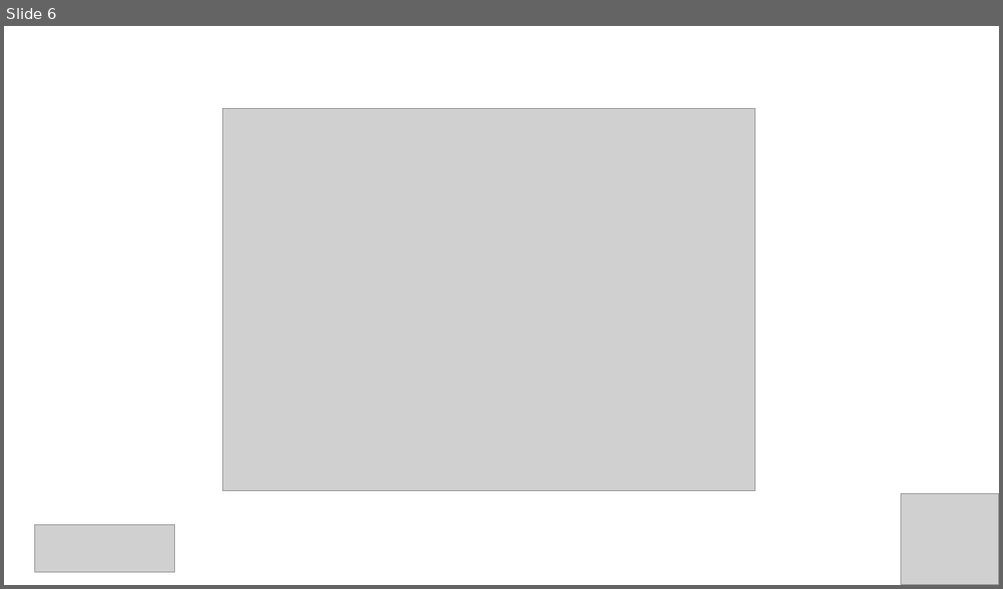
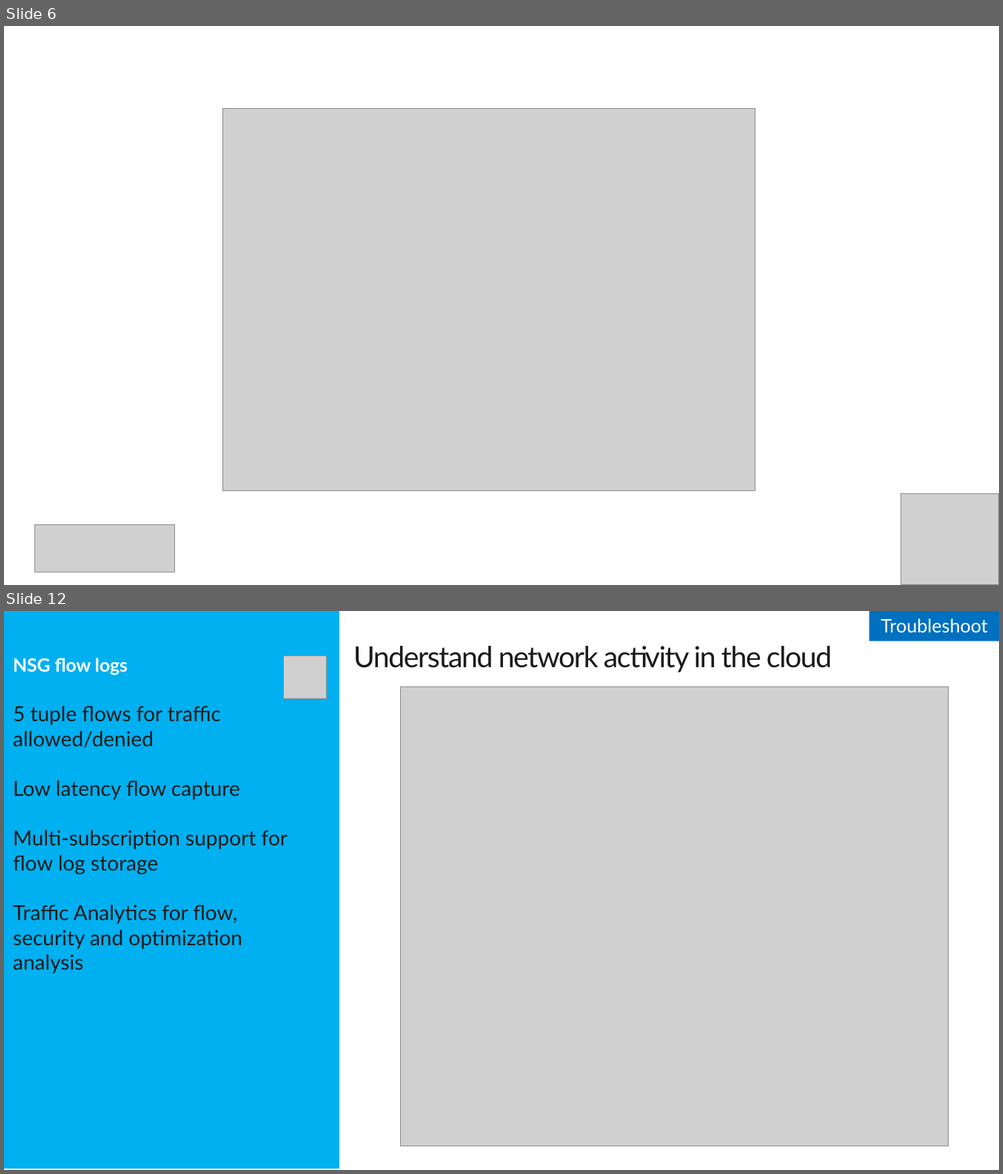
Before and after one commit to kalv25/azure-network-watcher, a slide deck: slides/working-with-azure-network-watcher.ppt. Shown one above the other, each under a label of ours: slide 6 before the commit, slides 6 and 12 after it; the slides between them are not shown. The pictures are 1003x589 and 1003x1174 pixels, drawn with LibreOffice and Linux fonts; fonts in the diff are those of the drawing; grey boxes stand for pictures. Boxes give left, top, right and bottom in pixels: in the first picture for what was removed or moved away, otherwise in the second. Text is boxed around its words. In the diff, an @@ line names an element or a change of style, - is before the commit and + after.

```diff
--- a/slides/working-with-azure-network-watcher.ppt
+++ b/slides/working-with-azure-network-watcher.ppt
@@ slide 12 added at [4,611,999,1170], background #FFFFFF @@
@@ rectangle added at [4,611,339,1169], fill #00B0F0 @@
@@ rectangle added at [869,611,999,641], fill #0070C0, 18 pt, text #FFFFFF @@
+Troubleshoot
@@ text added at [353,646,831,672], 28 pt, text #1A1A1A @@
+Understand network activity in the cloud
@@ text added at [13,658,287,974], 20 pt, text #1A1A1A @@
+NSG flow logs
+5 tuple flows for traffic allowed/denied
+Low latency flow capture
+Multi-subscription support for flow log storage
+Traffic Analytics for flow, security and optimization analysis
@@ picture added at [283,655,327,699] @@
@@ picture added at [400,687,948,1147] @@
```
Also in this commit, not shown: 6 other slides added.
